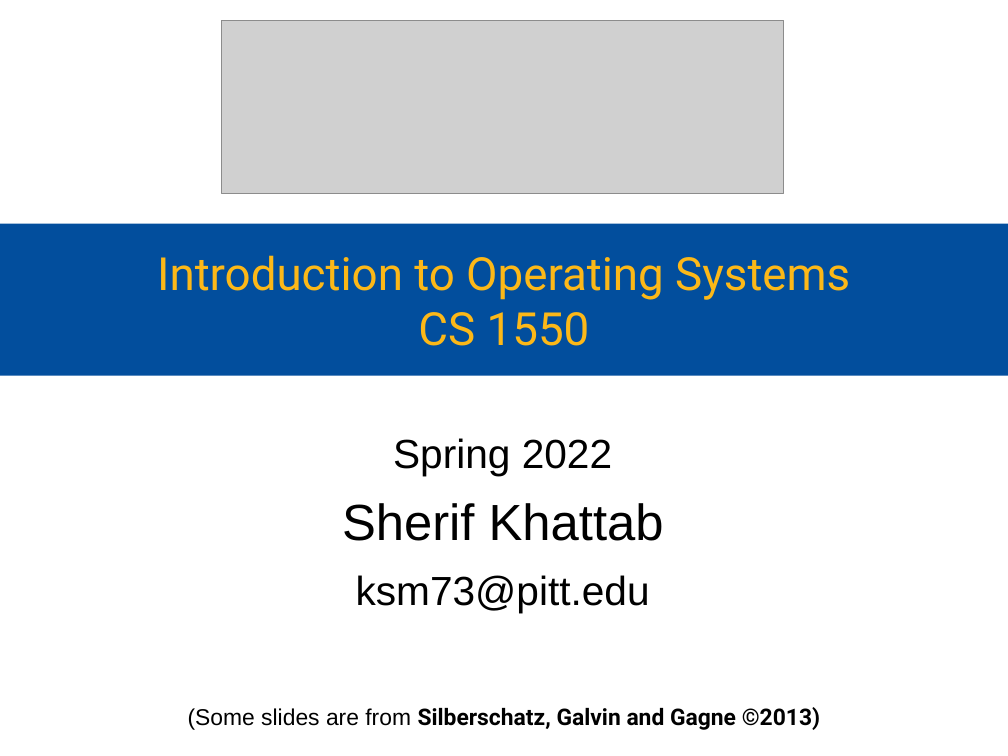
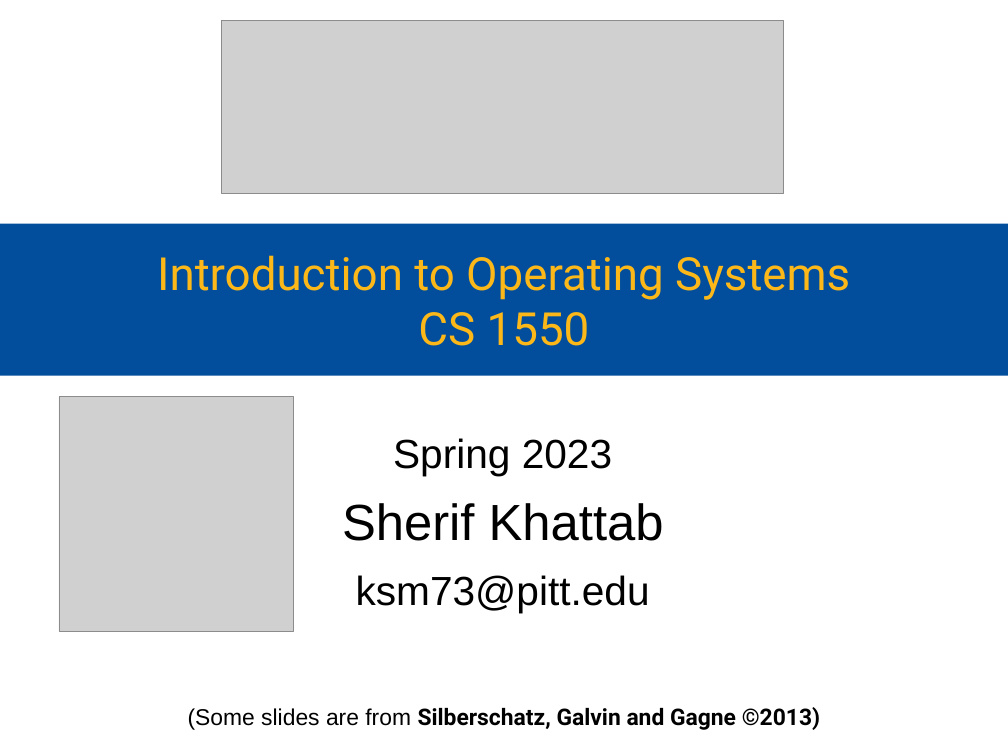
Before and after one commit to cs1550-2244/cs1550-code-handouts, a slide deck: slide 1 of DraftSlides/Lecture18.pptx. Drawn at 1008x756 pixels with LibreOffice and Linux fonts; fonts in the diff are those of the drawing; grey boxes stand for pictures. Boxes give left, top, right and bottom in pixels: in the first picture for what was removed or moved away, otherwise in the second. Text is boxed around its words. In the diff, an @@ line names an element or a change of style, - is before the commit and + after.

```diff
--- a/DraftSlides/Lecture18.pptx
+++ b/DraftSlides/Lecture18.pptx
@@ picture added at (59, 397, 295, 632) @@
@@ subtitle at (393, 438, 612, 476): text changed @@
-Spring 2022
+Spring 2023
```
Also in this commit, not shown: 26 other files.
